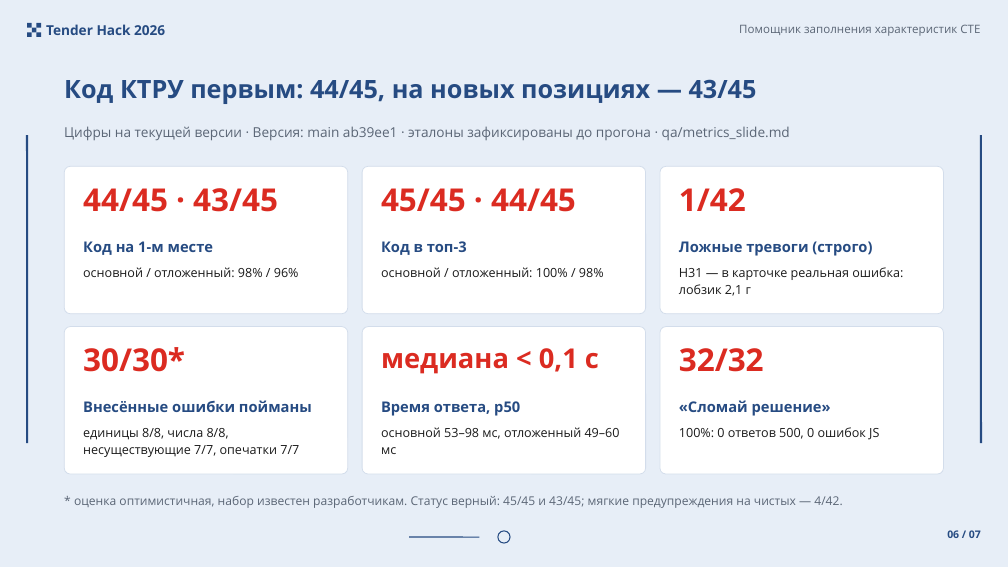
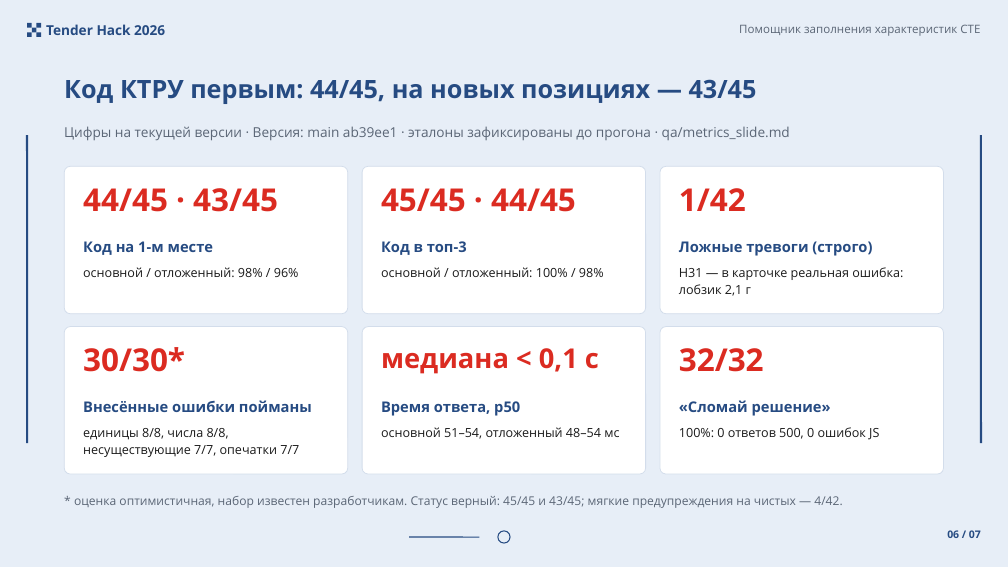
Before and after one commit to Telman3000/Tender-Hack-2026-based-on-bots-, a slide deck: slide 6 of docs/presentation_final.pptx. Drawn at 1008x567 pixels with LibreOffice and Linux fonts; fonts in the diff are those of the drawing. Boxes give left, top, right and bottom in pixels: in the first picture for what was removed or moved away, otherwise in the second. Text is boxed around its words. In the diff, an @@ line names an element or a change of style, - is before the commit and + after.

Commit message:
docs: deck plural for KTRU positions, final deck regenerated (slide 6 p50 51-54 / 48-54 ms)

```diff
--- a/docs/presentation_final.pptx
+++ b/docs/presentation_final.pptx
@@ text at [381,427,619,439]: text changed @@
-основной 53–98 мс, отложенный 49–60 мс
+основной 51–54, отложенный 48–54 мс
```
Also in this commit, not shown: 1 other file.
